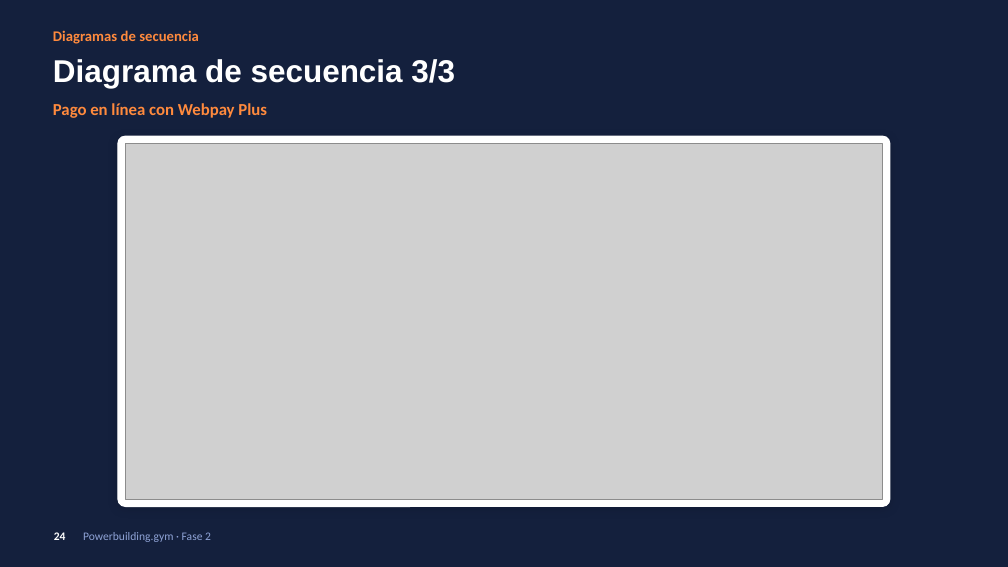
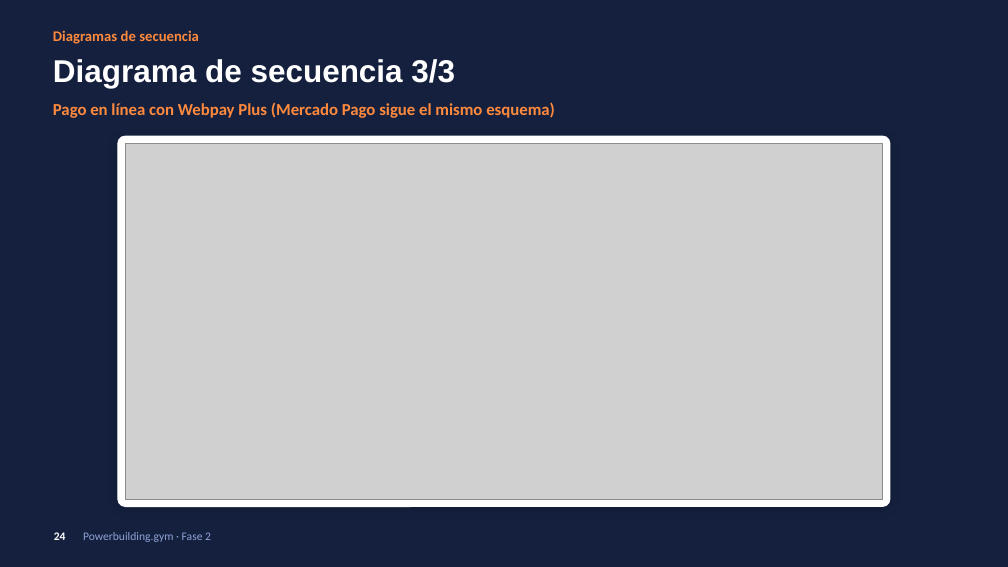
Before and after one commit to zalak3t/Powerbuilding.gym, a slide deck: slide 24 of FASE-2/Documentacion Asignatura PTY4614/Powerbuilding_gym_Presentacion_Fase_2 (1).pptx. Drawn at 1008x567 pixels with LibreOffice and Linux fonts; fonts in the diff are those of the drawing; grey boxes stand for pictures; background and template pictures are left out. Boxes give left, top, right and bottom in pixels: in the first picture for what was removed or moved away, otherwise in the second. Text is boxed around its words. In the diff, an @@ line names an element or a change of style, - is before the commit and + after.

```diff
--- a/FASE-2/Documentacion Asignatura PTY4614/Powerbuilding_gym_Presentacion_Fase_2 (1).pptx
+++ b/FASE-2/Documentacion Asignatura PTY4614/Powerbuilding_gym_Presentacion_Fase_2 (1).pptx
@@ text at box(53, 102, 555, 118): text changed @@
-Pago en línea con Webpay Plus
+Pago en línea con Webpay Plus (Mercado Pago sigue el mismo esquema)
```
Also in this commit, not shown: 3 other slides changed, 5 other files.
